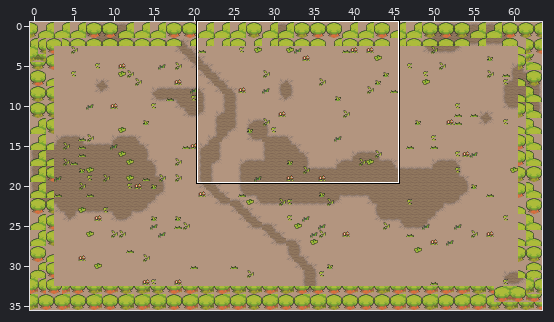
An edit to a level. Tiled map, game/assets/resources/data/levels/chapter-3/room-9.tmx. The first picture is a wide view before the edit; the outline marks the close-up.
Close-up. As it was:
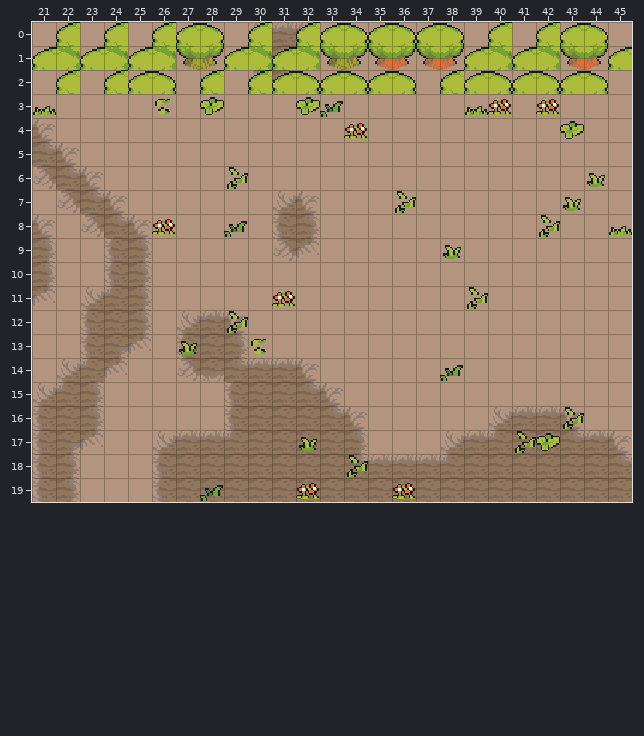
Cells are 16x16 px. Shown: x 21..45, y 0..19. The commit also changed other parts of the map, which this record leaves out.
After the commit:
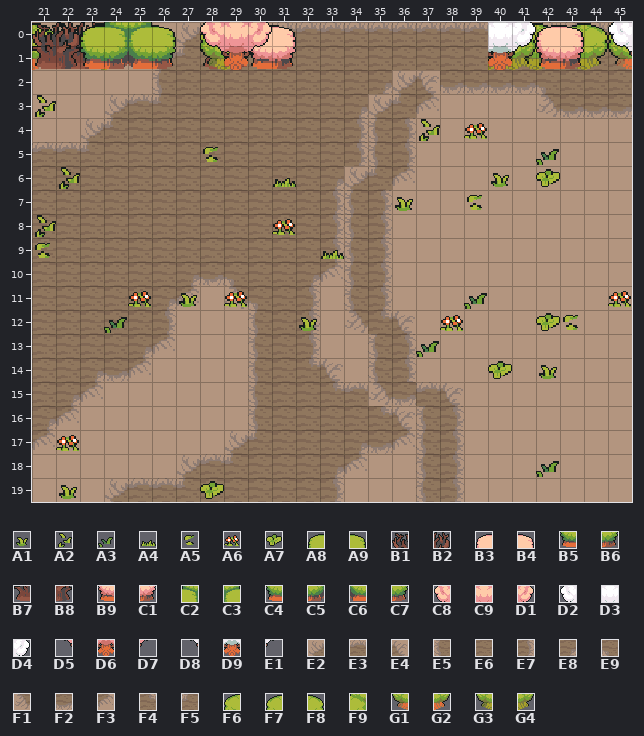
Key: from "floordetail": A1 32, A2 33, A3 34, A4 35, A5 36, A6 37, A7 39; from "nature": A8 0, A9 1, B1 4, B2 5, B3 14, B4 15, B5 24, B6 25, B7 28, B8 29, B9 38, C1 39, C2 77, C3 78, C4 100, C5 101, C6 102, C7 103, C8 456, C9 457, D1 458, D2 462, D3 463, D4 464, D5 480, D6 481, D7 482, D8 486, D9 487, E1 488; from "tilefloor": E2 319, E3 320, E4 321, E5 341, E6 342, E7 343, E8 346, E9 347, F1 363, F2 364, F3 365, F4 368, F5 369; from "village": F6 121, F7 124, F8 125, F9 141, G1 144, G2 145, G3 204, G4 205.
__ is an empty cell, ## one hidden under a higher layer, .. an unchanged one.
Tiles of an added or newly shown layer are drawn over the layers below it.
Change:
--- layer "ground"
@@ x 21..45 @@
- 0 .. .. .. .. .. .. __ __ .. E2 .. E4 __ __ __ __ __ __ __ .. __ __ __ __ __
- 1 .. .. .. .. .. __ __ __ __ ## E8 ## __ __ __ __ __ __ __ __ __ __ __ __ __
- 2 .. .. .. .. .. __ __ __ __ F1 F3 __ __ __ __ .. .. __ __ __ __ __ __ __ __
- 3 .. .. .. __ __ __ __ __ __ __ __ __ __ __ .. .. .. .. .. .. .. __ __ __ __
- 4 .. .. __ __ __ __ __ __ __ __ __ __ __ __ .. .. .. .. .. .. .. .. .. .. ..
- 5 __ __ __ __ __ __ __ __ __ __ __ __ __ __ .. .. .. .. .. .. .. .. .. .. ..
- 6 __ __ __ __ __ __ __ __ __ __ __ __ __ .. .. .. .. .. .. .. .. .. .. .. ..
- 7 __ __ __ __ __ __ __ __ __ __ E2 E4 __ .. .. .. .. .. .. .. .. .. .. .. ..
- 8 E4 __ __ __ __ __ __ __ __ __ E5 E7 __ .. .. .. .. .. .. .. .. .. .. .. ..
- 9 E7 __ __ __ __ __ __ __ __ __ F1 F3 __ .. .. .. .. .. .. .. .. .. .. .. ..
-10 E7 __ __ __ __ __ __ __ __ __ __ __ __ .. .. .. .. .. .. .. .. .. .. .. ..
-11 F3 __ __ __ __ __ __ .. __ __ __ __ .. .. .. .. .. .. .. .. .. .. .. .. ..
-12 __ __ __ __ __ __ E2 E3 E4 __ __ __ .. .. .. .. .. .. .. .. .. .. .. .. ..
-13 __ __ __ __ __ __ E5 E6 E7 __ __ __ .. .. .. .. .. .. .. .. .. .. .. .. ..
-14 __ __ __ __ __ .. F1 F2 F4 E3 E3 E4 __ .. .. .. .. .. .. .. .. .. .. .. ..
-15 __ __ __ .. .. .. .. .. E5 E6 .. F4 E4 __ .. .. .. .. .. .. .. .. .. .. ..
-16 __ __ .. .. .. .. .. .. E5 E6 .. .. F4 E4 __ __ .. .. .. E2 E3 E3 E4 .. ..
-17 __ .. .. .. .. E2 E3 E3 F5 E6 .. .. .. E7 __ __ .. E2 E3 F5 E6 E6 F4 E3 E4
-18 .. .. .. .. .. E5 E6 E6 E6 .. .. .. E6 F4 E3 E3 E3 F5 E6 E6 E6 E6 E6 E6 F4
-19 .. .. .. __ __ E5 E6 .. .. .. .. .. E6 E6 E6 E6 E6 E6 E6 E6 E6 E6 E6 E6 E6
+ 0 .. .. .. .. .. .. E2 E3 .. E3 .. E3 E3 E3 E3 E3 E3 E3 E3 .. E3 E3 E3 E3 E3
+ 1 .. .. .. .. .. E2 F5 E6 E6 E6 E6 E6 E6 E6 E6 E6 E6 E6 E6 E6 E6 E6 E6 E6 E6
+ 2 .. .. .. .. .. E5 E6 E6 E6 E6 E6 E6 E6 E6 E8 .. .. F2 F2 F2 F2 E9 E6 E6 E6
+ 3 .. .. .. E2 E3 F5 E6 E6 E6 E6 E6 E6 E6 E8 .. .. .. .. .. .. .. F1 F2 F2 F2
+ 4 .. .. E2 F5 E6 E6 E6 E6 E6 E6 E6 E6 E6 E7 .. .. .. .. .. .. .. .. .. .. ..
+ 5 E3 E3 F5 E6 E6 E6 E6 E6 E6 E6 E6 E6 E6 E7 .. .. .. .. .. .. .. .. .. .. ..
+ 6 E6 E6 E6 E6 E6 E6 E6 E6 E6 E6 E6 E6 E8 .. .. .. .. .. .. .. .. .. .. .. ..
+ 7 E6 E6 E6 E6 E6 E6 E6 E6 E6 E6 E6 E6 E7 .. .. .. .. .. .. .. .. .. .. .. ..
+ 8 E6 E6 E6 E6 E6 E6 E6 E6 E6 E6 E6 E6 E7 .. .. .. .. .. .. .. .. .. .. .. ..
+ 9 E6 E6 E6 E6 E6 E6 E6 E6 E6 E6 E6 E6 E7 .. .. .. .. .. .. .. .. .. .. .. ..
+10 E6 E6 E6 E6 E6 E6 E8 F2 E9 E6 E6 E8 F3 .. .. .. .. .. .. .. .. .. .. .. ..
+11 E6 E6 E6 E6 E6 E8 F3 .. F1 E9 E6 E7 .. .. .. .. .. .. .. .. .. .. .. .. ..
+12 E6 E6 E6 E6 E6 E7 __ __ __ E5 E6 E7 .. .. .. .. .. .. .. .. .. .. .. .. ..
+13 E6 E6 E6 E6 E8 F3 __ __ __ E5 E6 E7 .. .. .. .. .. .. .. .. .. .. .. .. ..
+14 E6 E6 E8 F2 F3 .. __ __ __ E5 E6 F4 E4 .. .. .. .. .. .. .. .. .. .. .. ..
+15 E6 E8 F3 .. .. .. .. .. __ E5 .. E6 F4 E3 .. .. .. .. .. .. .. .. .. .. ..
+16 E8 F3 .. .. .. .. .. .. __ E5 .. .. E6 E6 F4 E4 .. .. .. __ __ __ __ .. ..
+17 F3 .. .. .. .. __ __ __ E2 F5 .. .. .. E8 F2 F3 .. __ __ __ __ __ __ __ __
+18 .. .. .. .. .. __ E2 E3 F5 .. .. .. E8 F3 __ __ __ __ __ __ __ __ __ __ __
+19 .. .. .. E2 E3 E3 F5 .. .. .. .. .. E7 __ __ __ __ __ __ __ __ __ __ __ __
--- layer "path"
@@ x 21..38 @@
- 2 .. .. .. .. .. .. .. .. .. .. .. .. .. .. .. __ __ ..
- 3 .. .. .. .. .. .. .. .. .. .. .. .. .. .. __ __ __ ..
- 4 E4 .. .. .. .. .. .. .. .. .. .. .. .. .. __ __ .. ..
- 5 F4 E4 .. .. .. .. .. .. .. .. .. .. .. .. __ __ .. ..
- 6 F1 F4 E4 .. .. .. .. .. .. .. .. .. .. __ __ __ .. ..
- 7 .. F1 F4 E4 .. .. .. .. .. .. .. .. .. __ __ .. .. ..
- 8 .. .. F1 F4 E4 .. .. .. .. .. .. .. .. __ __ .. .. ..
- 9 .. .. .. E5 E7 .. .. .. .. .. .. .. .. __ __ .. .. ..
-10 .. .. .. E5 E7 .. .. .. .. .. .. .. .. __ __ .. .. ..
-11 .. .. E2 F5 E7 .. .. .. .. .. .. .. .. __ __ .. .. ..
-12 .. .. E5 E6 E7 .. .. .. .. .. .. .. .. __ __ __ .. ..
-13 .. .. E5 E8 F3 .. .. .. .. .. .. .. .. .. __ __ .. ..
-14 .. E2 F5 F3 .. .. .. .. .. .. .. .. .. .. __ __ .. ..
-15 E2 F5 E7 .. .. .. .. .. .. .. .. .. .. .. __ __ __ __
-16 E5 E6 E7 .. .. .. .. .. .. .. .. .. .. .. .. .. __ __
-17 E5 E8 F3 .. .. .. .. .. .. .. .. .. .. .. .. .. __ __
-18 E5 E7 .. .. .. .. .. .. .. .. .. .. .. .. .. .. __ __
-19 E5 E7 .. .. .. .. .. .. .. .. .. .. .. .. .. .. __ __
+ 2 .. .. .. .. .. .. .. .. .. .. .. .. .. .. .. E2 E4 ..
+ 3 .. .. .. .. .. .. .. .. .. .. .. .. .. .. E2 F5 F3 ..
+ 4 __ .. .. .. .. .. .. .. .. .. .. .. .. .. E5 E7 .. ..
+ 5 __ __ .. .. .. .. .. .. .. .. .. .. .. .. E5 E7 .. ..
+ 6 __ __ __ .. .. .. .. .. .. .. .. .. .. E2 F5 F3 .. ..
+ 7 .. __ __ __ .. .. .. .. .. .. .. .. .. E5 E7 .. .. ..
+ 8 .. .. __ __ __ .. .. .. .. .. .. .. .. E5 E7 .. .. ..
+ 9 .. .. .. __ __ .. .. .. .. .. .. .. .. E5 E7 .. .. ..
+10 .. .. .. __ __ .. .. .. .. .. .. .. .. E5 E7 .. .. ..
+11 .. .. __ __ __ .. .. .. .. .. .. .. .. E5 E7 .. .. ..
+12 .. .. __ __ __ .. .. .. .. .. .. .. .. F1 F4 E4 .. ..
+13 .. .. __ __ __ .. .. .. .. .. .. .. .. .. E5 E7 .. ..
+14 .. __ __ __ .. .. .. .. .. .. .. .. .. .. E5 E7 .. ..
+15 __ __ __ .. .. .. .. .. .. .. .. .. .. .. F1 F2 E3 E4
+16 __ __ __ .. .. .. .. .. .. .. .. .. .. .. .. .. E5 E7
+17 __ __ __ .. .. .. .. .. .. .. .. .. .. .. .. .. E5 E7
+18 __ __ .. .. .. .. .. .. .. .. .. .. .. .. .. .. E5 E7
+19 __ __ .. .. .. .. .. .. .. .. .. .. .. .. .. .. E5 E7
--- layer "decor"
@@ x 21..45 @@
- 3 A4 .. .. .. .. A5 .. A7 .. .. .. A7 A3 .. .. .. .. .. A4 A6 .. A6 .. .. ..
- 4 .. .. .. .. .. .. .. .. .. .. .. .. .. A6 .. .. __ .. __ .. .. .. A7 .. ..
- 5 .. .. .. .. .. .. .. __ .. .. .. .. .. .. .. .. .. .. .. .. .. __ .. .. ..
- 6 .. __ .. .. .. .. .. .. A2 .. __ .. .. .. .. .. .. .. .. __ .. __ .. A1 ..
- 7 .. .. .. .. .. .. .. .. .. .. .. .. .. .. .. A2 .. .. __ .. .. .. A1 .. ..
- 8 __ .. .. .. .. A6 .. .. A3 .. __ .. .. .. .. .. .. .. .. .. .. A2 .. .. A4
- 9 __ .. .. .. .. .. .. .. .. .. .. .. __ .. .. .. .. A1 .. .. .. .. .. .. ..
+ 3 A2 .. .. .. .. __ .. __ .. .. .. __ __ .. .. .. .. .. __ __ .. __ .. .. ..
+ 4 .. .. .. .. .. .. .. .. .. .. .. .. .. __ .. .. A2 .. A6 .. .. .. __ .. ..
+ 5 .. .. .. .. .. .. .. A5 .. .. .. .. .. .. .. .. .. .. .. .. .. A3 .. .. ..
+ 6 .. A2 .. .. .. .. .. .. __ .. A4 .. .. .. .. .. .. .. .. A1 .. A7 .. __ ..
+ 7 .. .. .. .. .. .. .. .. .. .. .. .. .. .. .. A1 .. .. A5 .. .. .. __ .. ..
+ 8 A2 .. .. .. .. __ .. .. __ .. A6 .. .. .. .. .. .. .. .. .. .. __ .. .. __
+ 9 A5 .. .. .. .. .. .. .. .. .. .. .. A4 .. .. .. .. __ .. .. .. .. .. .. ..
@@ x 24..45 @@
-11 .. __ .. __ .. __ .. A6 .. .. .. .. .. .. .. A2 .. .. .. .. .. __
-12 __ .. .. .. .. A2 .. .. __ .. .. .. .. .. __ .. .. .. __ __ .. ..
-13 .. .. .. A1 .. .. A5 .. .. .. .. .. .. __ .. .. .. .. .. .. .. ..
-14 .. .. .. .. .. .. .. .. .. .. .. .. .. .. A3 .. __ .. __ .. .. ..
+11 .. A6 .. A1 .. A6 .. __ .. .. .. .. .. .. .. A3 .. .. .. .. .. A6
+12 A3 .. .. .. .. __ .. .. A1 .. .. .. .. .. A6 .. .. .. A7 A5 .. ..
+13 .. .. .. __ .. .. __ .. .. .. .. .. .. A3 .. .. .. .. .. .. .. ..
+14 .. .. .. .. .. .. .. .. .. .. .. .. .. .. __ .. A7 .. A1 .. .. ..
@@ x 22..43 @@
-16 .. .. .. .. .. .. .. .. .. .. .. .. .. .. .. .. .. .. .. .. .. A2
-17 __ .. .. .. .. .. .. .. .. .. A1 .. .. .. .. .. .. .. .. A2 A7 ..
-18 .. .. .. .. .. .. .. .. .. .. .. .. A2 .. .. .. .. .. .. .. __ ..
-19 __ .. .. .. .. .. A3 .. .. .. A6 .. .. .. A6 .. .. .. .. .. .. ..
+16 .. .. .. .. .. .. .. .. .. .. .. .. .. .. .. .. .. .. .. .. .. __
+17 A6 .. .. .. .. .. .. .. .. .. __ .. .. .. .. .. .. .. .. __ __ ..
+18 .. .. .. .. .. .. .. .. .. .. .. .. __ .. .. .. .. .. .. .. A3 ..
+19 A1 .. .. .. .. .. A7 .. .. .. __ .. .. .. __ .. .. .. .. .. .. ..
--- layer "border-back"
@@ x 21..45 @@
- 0 __ F6 __ F6 .. F6 F7 F8 .. F6 __ F6 F7 F8 F7 F8 F7 F8 .. F6 __ F6 .. .. __
- 1 F7 F9 F7 F9 F7 F9 G3 G4 F7 F9 F7 F9 G3 G4 G1 G2 G1 G2 F7 F9 F7 F9 G1 G2 F7
- 2 .. F6 .. F6 F7 F8 .. F6 .. F6 F7 F8 F7 F8 F7 F8 .. F6 F7 F8 F7 F8 F7 F8 ..
+ 0 F8 B1 B2 __ .. A9 __ B1 .. A8 A9 __ __ __ __ __ __ __ .. ## F7 F8 .. .. F7
+ 1 G2 B7 B8 __ B5 B6 __ B7 B8 B5 B6 __ __ __ __ __ __ __ __ G4 G3 G4 G3 G4 G1
+ 2 .. __ .. __ __ __ .. __ .. __ __ __ __ __ __ __ .. __ __ __ __ __ __ __ ..
--- layer "border-mid" (added)
@@ x 21..45 @@
- 0 __ __ __ .. .. __ .. __ .. __ __ .. .. .. .. .. .. .. .. .. __ __ __ .. __
- 1 __ __ __ __ __ __ .. __ __ __ __ .. .. .. .. .. .. .. .. __ __ __ __ .. __
+ 0 B1 B2 F7 .. .. A9 .. F7 .. B3 B4 .. .. .. .. .. .. .. .. .. F8 B3 B4 .. F7
+ 1 B7 B8 G3 G4 B5 B6 .. G3 G4 B9 C1 .. .. .. .. .. .. .. .. G3 G4 B9 C1 .. G1
--- layer "border-front" (added)
@@ x 23..45 @@
- 0 __ __ __ __ .. __ __ __ .. .. .. .. .. .. .. .. .. __ __ .. .. .. __
- 1 __ __ __ __ .. __ __ __ .. .. .. .. .. .. .. .. .. __ __ .. .. .. __
+ 0 A8 C2 C3 A9 .. C8 C9 D1 .. .. .. .. .. .. .. .. .. D3 D4 .. .. .. D2
+ 1 C4 C5 C6 C7 .. D5 D6 D7 .. .. .. .. .. .. .. .. .. D9 E1 .. .. .. D8
Where, in picture pixels (left, top, right, bottom), the same in both close-ups:
changed: (32, 22, 632, 502)
